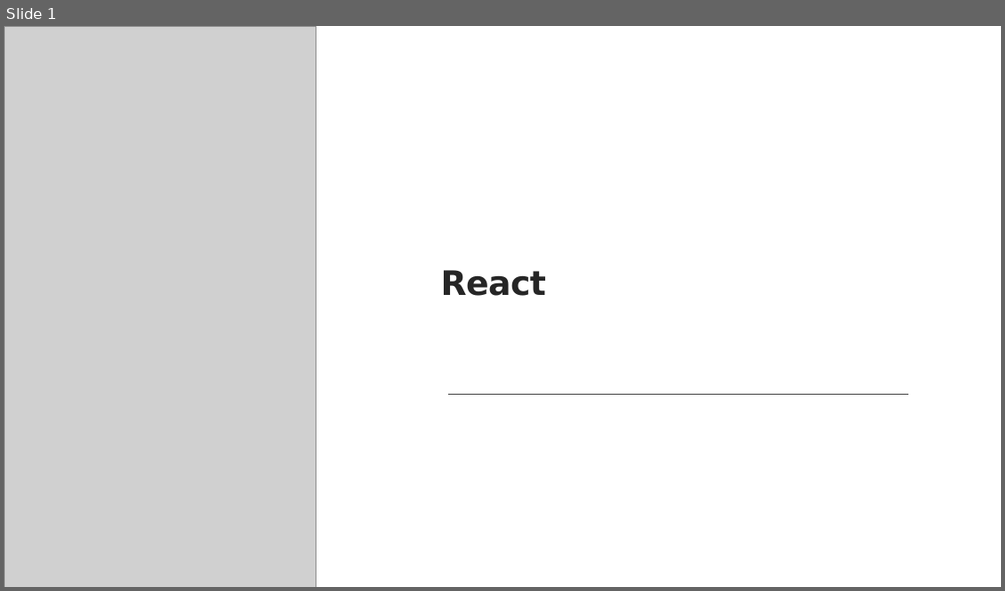
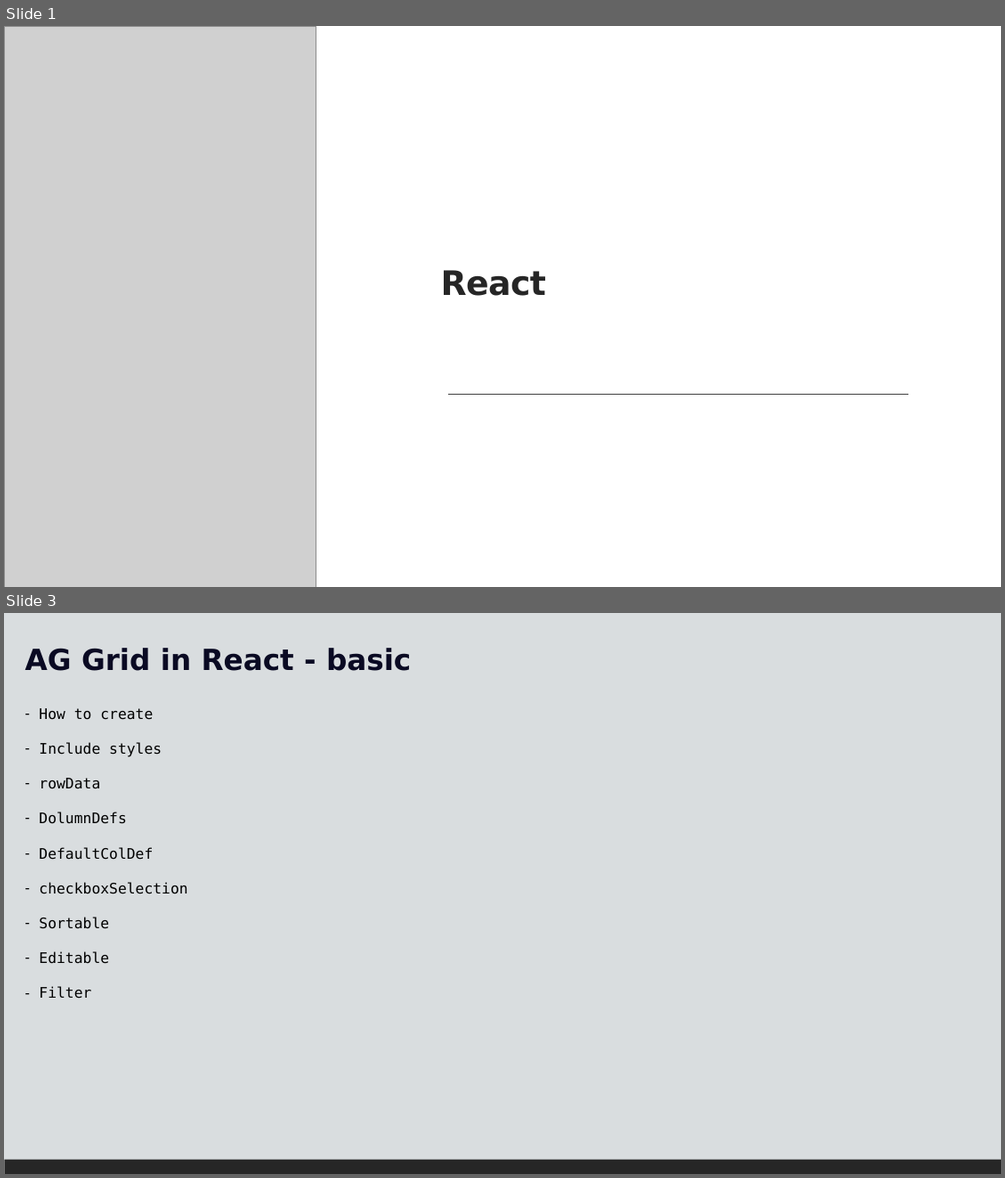
Before and after one commit to bharathi2k6/Learn_React, a slide deck: doc/React-7.pptx. Shown one above the other, each under a label of ours: slide 1 before the commit, slides 1 and 3 after it; the slides between them are not shown. The pictures are 1005x591 and 1005x1178 pixels, drawn with LibreOffice and Linux fonts; fonts in the diff are those of the drawing; grey boxes stand for pictures. Boxes give left, top, right and bottom in pixels: in the first picture for what was removed or moved away, otherwise in the second. Text is boxed around its words. In the diff, an @@ line names an element or a change of style, - is before the commit and + after.

Commit message:
AG grid

```diff
--- a/doc/React-7.pptx
+++ b/doc/React-7.pptx
@@ slide 3 added at [4, 613, 1001, 1174], background #FFFFFF; not listed: 1 template element that a slide beside it also shows @@
@@ rectangle added at [4, 613, 1001, 1159], fill #D9DDDF @@
@@ text added at [25, 648, 411, 671], 28 pt, text #0A0A23, bold @@
+AG Grid in React - basic
@@ text added at [39, 708, 187, 998], 14 pt, text #000000 @@
+– How to create
+– Include styles
+– rowData
+– DolumnDefs
+– DefaultColDef
+– checkboxSelection
+– Sortable
+– Editable
+– Filter
```
Also in this commit, not shown: 1 slide changed, 6 other slides added, 24 other files.
